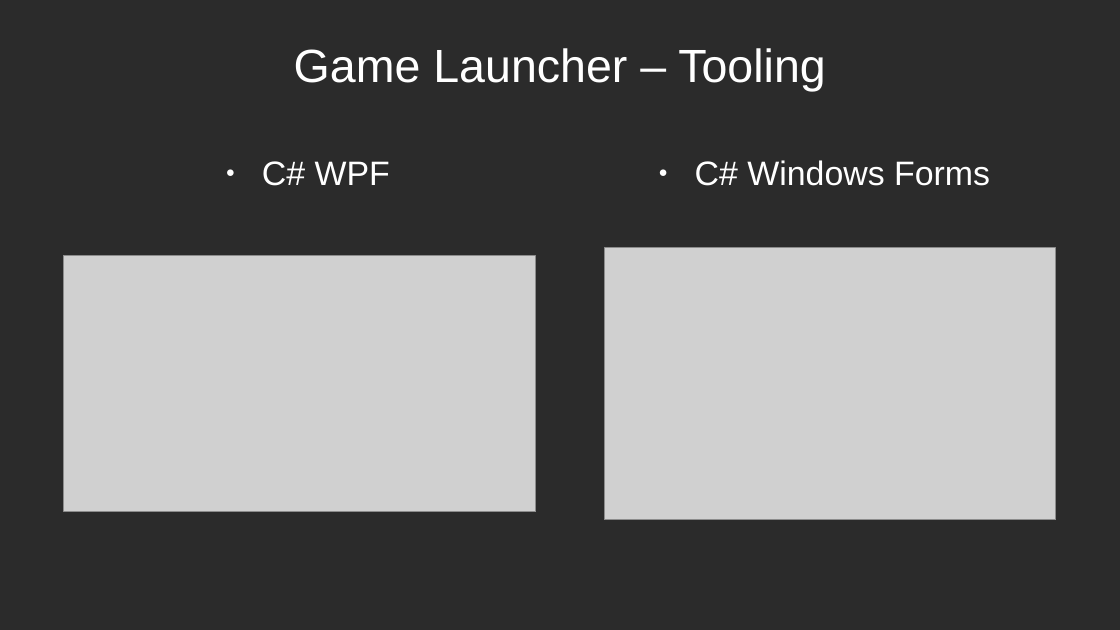
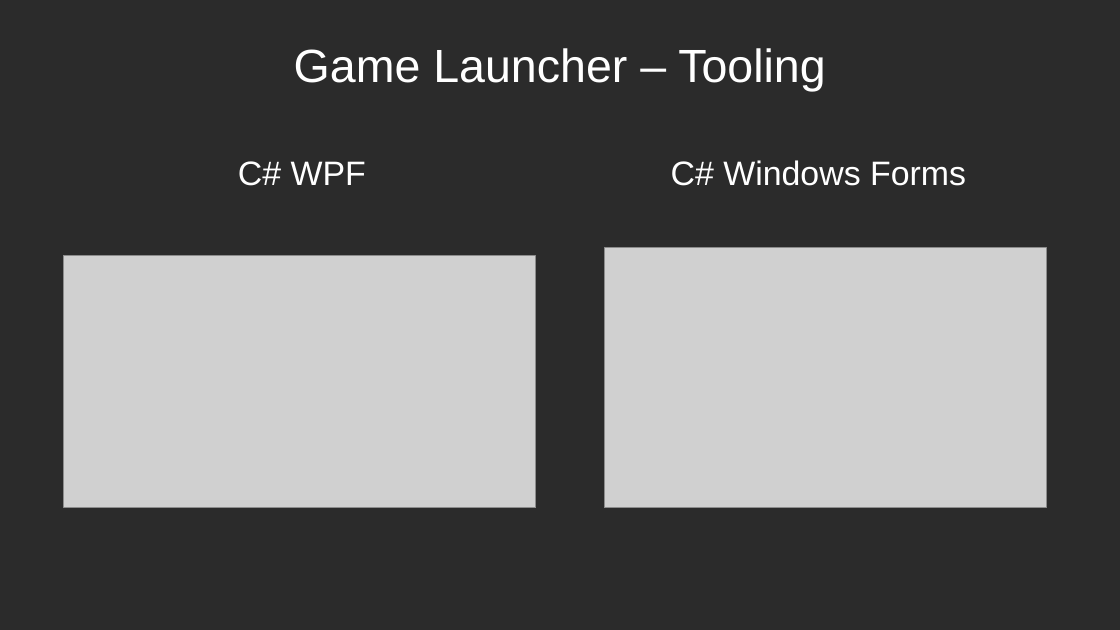
Before and after one commit to itzwolly/CardGameX, a slide deck: slide 3 of Presentation/Presentation_week-5-6-7.pptx. Drawn at 1120x630 pixels with LibreOffice and Linux fonts; fonts in the diff are those of the drawing; grey boxes stand for pictures; background and template pictures are left out; a plain dark background stands for a picture behind light text. Boxes give left, top, right and bottom in pixels: in the first picture for what was removed or moved away, otherwise in the second. Text is boxed around its words. In the diff, an @@ line names an element or a change of style, - is before the commit and + after.

```diff
--- a/Presentation/Presentation_week-5-6-7.pptx
+++ b/Presentation/Presentation_week-5-6-7.pptx
@@ text "C# WPF" at (x1=238, y1=161, x2=366, y2=186): bullet ● to none; less space between paragraphs @@
@@ text "C# Windows Forms" at (x1=671, y1=160, x2=966, y2=186): bullet ● to none; less space between paragraphs @@
@@ picture resized from (x1=64, y1=256, x2=537, y2=512) to (x1=64, y1=256, x2=536, y2=508) @@
@@ picture resized from (x1=605, y1=248, x2=1056, y2=520) to (x1=605, y1=248, x2=1047, y2=508) @@
```
Also in this commit, not shown: 6 other slides changed, 4 slides added.
